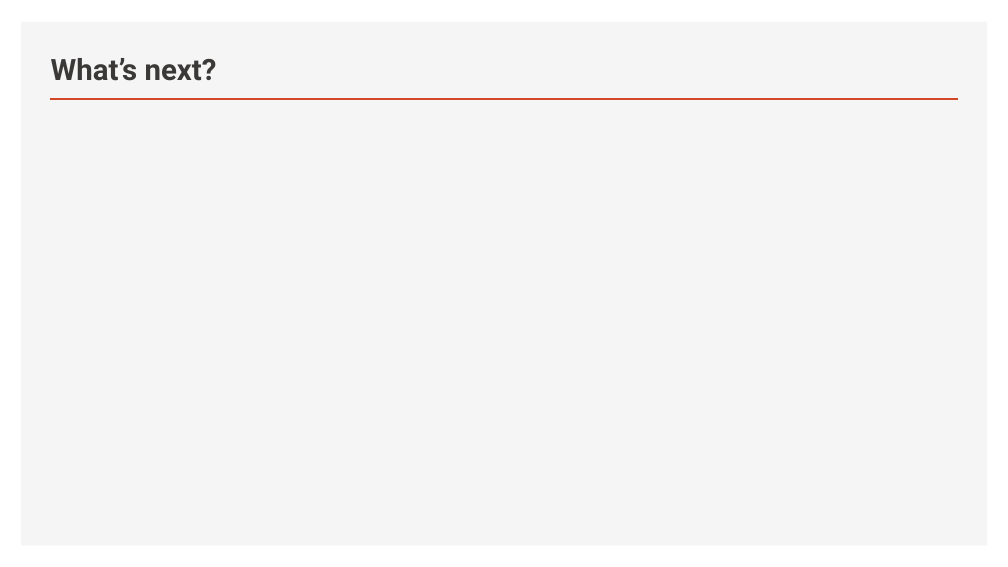
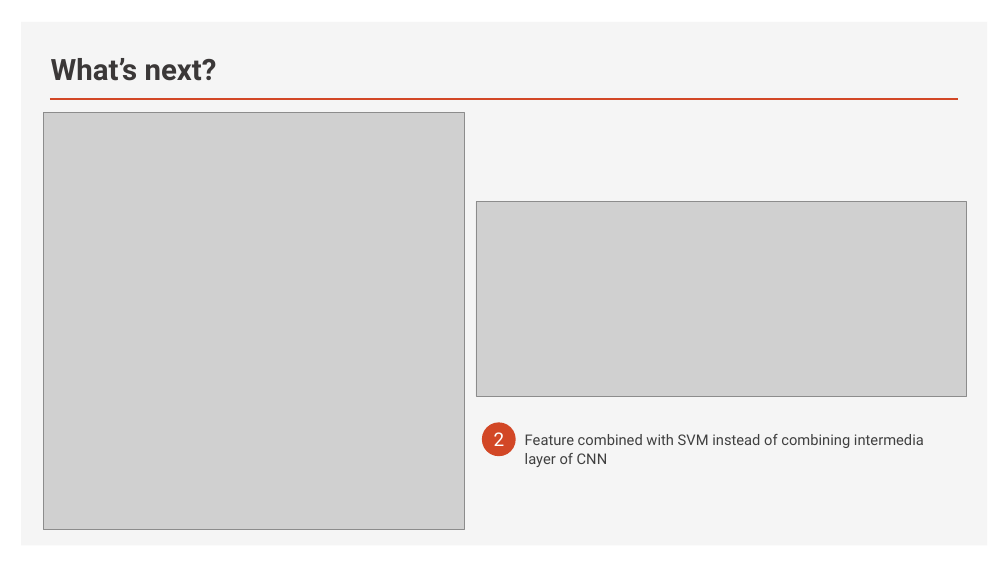
Before and after one commit to truongphucanh/material-classification, a slide deck: slide 14 of summary/slides/main.pptx (slide 9 before the commit). Drawn at 1008x567 pixels with LibreOffice and Linux fonts; fonts in the diff are those of the drawing; grey boxes stand for pictures. Boxes give left, top, right and bottom in pixels: in the first picture for what was removed or moved away, otherwise in the second. Text is boxed around its words. In the diff, an @@ line names an element or a change of style, - is before the commit and + after.

```diff
--- a/summary/slides/main.pptx
+++ b/summary/slides/main.pptx
@@ background #1F1F1F to #FFFFFF @@
@@ picture added at (43,112,464,530) @@
@@ picture added at (476,202,967,396) @@
@@ ellipse added at (482,423,516,457), fill #D24726 @@
@@ text added at (494,432,505,446), 18 pt, text #FFFFFF @@
+2
@@ text added at (525,434,924,467), 14 pt, text #404040 @@
+Feature combined with SVM instead of combining intermedia layer of CNN
```
Also in this commit, not shown: 11 other slides changed, 5 slides added, 4 slides removed.
